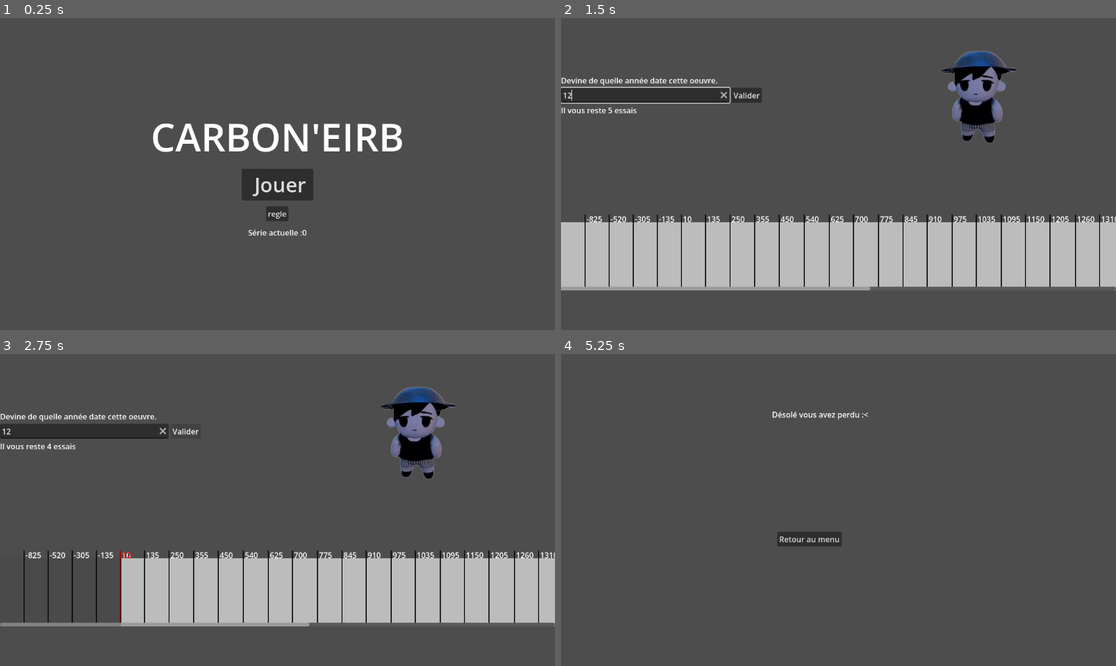
Above: before the commit, frames 1-4 (two rows, left to right).
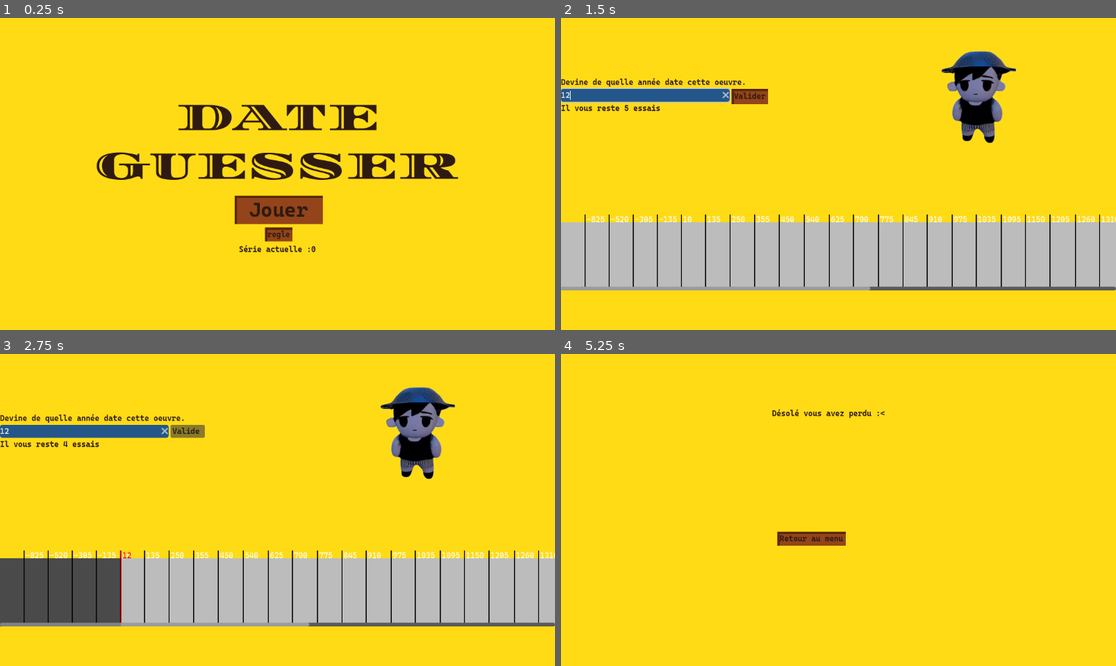
Above: after the commit, the same moments.

Repository: Alpagateau/sda
Game: Godot game, scene res://Scenes/main.tscn
Two runs of this game, one before a commit and one after it. Both use one fixed random seed, a clock stepped at 60 frames per second and the inputs below.
Inputs (mouse positions are in pixels of both pictures, inside the frame that each line leads up to):
- Up to frame 1 (0.25 s): no input
- Up to frame 2 (1.5 s): click "Jouer" at 0.5 s; click (644, 96) at 1.27 s; type "12" at 1.35 s
- Up to frame 3 (2.75 s): click "Valider" at 2 s
- Up to frame 4 (5.25 s): click "Valider" at 2.75 s; click "Valider" at 3.5 s; tap Enter at 4.25 s; tap Space at 5 s

The runs differ from the first frame. In frame 1, 100% of the frame differs, in the area x 0-100%, y 0-100%; in frame 2, 76%; in frame 3, 76%; in frame 4, 100%.

Commit message:
trying to theme the thing, but the colors given seem weird af

Diff:
--- a/Scenes/main.tscn
+++ b/Scenes/main.tscn
@@ -3,6 +3,7 @@
 [ext_resource type="Script" uid="uid://du6f2mpdyke7e" path="res://Scenes/main_scene.gd" id="1_jjgbg"]
 [ext_resource type="Script" uid="uid://btvdm82lbfmho" path="res://Scenes/http_request.gd" id="2_jjvhh"]
 [ext_resource type="PackedScene" uid="uid://c6r3q0g3xkyx" path="res://Scenes/game.tscn" id="3_8gbba"]
+[ext_resource type="FontFile" uid="uid://rn1chlqqs8su" path="res://fonts/Diplomata_SC/DiplomataSC-Regular.ttf" id="3_jjvhh"]
 
 [node name="Main" type="Control" unique_id=370660818]
 layout_mode = 3
@@ -15,6 +16,15 @@
 
 [node name="HTTPRequest" type="HTTPRequest" parent="." unique_id=1035645630]
 script = ExtResource("2_jjvhh")
+
+[node name="ColorRect" type="ColorRect" parent="." unique_id=1375151467]
+layout_mode = 1
+anchors_preset = 15
+anchor_right = 1.0
+anchor_bottom = 1.0
+grow_horizontal = 2
+grow_vertical = 2
+color = Color(1, 0.85882354, 0.08235294, 1)
 
 [node name="Menus" type="Control" parent="." unique_id=1799261247]
 layout_mode = 1
@@ -40,8 +50,10 @@
 
 [node name="TitleText" type="Label" parent="Menus/TitleScreen" unique_id=1527872093]
 layout_mode = 2
+theme_override_fonts/font = ExtResource("3_jjvhh")
 theme_override_font_sizes/font_size = 80
-text = "CARBON'EIRB"
+text = "DATE
+GUESSER"
 horizontal_alignment = 1
 
 [node name="HSeparator" type="HSeparator" parent="Menus/TitleScreen" unique_id=236600597]
@@ -52,7 +64,7 @@
 layout_mode = 2
 size_flags_horizontal = 4
 theme_override_font_sizes/font_size = 42
-text = "  Jouer "
+text = " Jouer "
 
 [node name="HSeparator2" type="HSeparator" parent="Menus/TitleScreen" unique_id=1433041191]
 modulate = Color(1, 1, 1, 0)
--- /dev/null
+++ b/mytheme.tres
@@ -0,0 +1,58 @@
+[gd_resource type="Theme" format=3 uid="uid://ckem3oug84o3o"]
+
+[ext_resource type="FontFile" uid="uid://dogmxbp8v3xsk" path="res://fonts/Cascadia_Mono/static/CascadiaMono-Bold.ttf" id="1_hib2s"]
+
+[sub_resource type="StyleBoxFlat" id="StyleBoxFlat_hib2s"]
+bg_color = Color(0.5764706, 0.26666668, 0.101960786, 1)
+border_width_left = 5
+border_width_top = 5
+border_color = Color(0.3529412, 0.15294118, 0.007843138, 1)
+corner_detail = 20
+expand_margin_right = 5.0
+expand_margin_bottom = 5.0
+
+[sub_resource type="StyleBoxFlat" id="StyleBoxFlat_kujlq"]
+bg_color = Color(0.13725491, 0.34117648, 0.5372549, 1)
+corner_radius_top_left = 5
+corner_radius_top_right = 5
+corner_radius_bottom_right = 5
+corner_radius_bottom_left = 5
+
+[resource]
+Button/colors/font_color = Color(0.18431373, 0.101960786, 0.06666667, 1)
+Button/colors/font_focus_color = Color(0.18431373, 0.101960786, 0.06666667, 1)
+Button/colors/font_hover_color = Color(0.18431373, 0.101960786, 0.06666667, 1)
+Button/colors/font_hover_pressed_color = Color(0.18431373, 0.101960786, 0.06666667, 1)
+Button/colors/font_pressed_color = Color(0.18431373, 0.101960786, 0.06666667, 1)
+Button/fonts/font = ExtResource("1_hib2s")
+Button/styles/normal = SubResource("StyleBoxFlat_hib2s")
+CheckBox/fonts/font = null
+CheckButton/fonts/font = null
+CodeEdit/fonts/font = null
+ColorPickerButton/fonts/font = null
+FoldableContainer/fonts/font = null
+GraphNodeTitleLabel/fonts/font = null
+ItemList/fonts/font = null
+Label/colors/font_color = Color(0.18431373, 0.101960786, 0.06666667, 1)
+Label/fonts/font = ExtResource("1_hib2s")
+LineEdit/fonts/font = ExtResource("1_hib2s")
+LineEdit/styles/normal = SubResource("StyleBoxFlat_kujlq")
+LinkButton/fonts/font = null
+MenuBar/fonts/font = null
+MenuButton/fonts/font = null
+OptionButton/fonts/font = null
+PopupMenu/fonts/font = null
+PopupMenu/fonts/font_separator = null
+ProgressBar/fonts/font = ExtResource("1_hib2s")
+RichTextLabel/fonts/bold_font = null
+RichTextLabel/fonts/bold_italics_font = null
+RichTextLabel/fonts/italics_font = null
+RichTextLabel/fonts/mono_font = null
+RichTextLabel/fonts/normal_font = null
+TabBar/fonts/font = ExtResource("1_hib2s")
+TabContainer/fonts/font = null
+TextEdit/fonts/font = ExtResource("1_hib2s")
+TooltipLabel/fonts/font = null
+Tree/fonts/font = ExtResource("1_hib2s")
+Tree/fonts/title_button_font = ExtResource("1_hib2s")
+Window/fonts/title_font = null
--- a/project.godot
+++ b/project.godot
@@ -15,6 +15,11 @@
 config/features=PackedStringArray("4.6", "Forward Plus")
 config/icon="res://icon.svg"
 
+[gui]
+
+theme/custom="uid://ckem3oug84o3o"
+theme/custom_font="uid://b1q56osa6mgwx"
+
 [input]
 
 entry_confirm={
Binary file added: fonts/Cascadia_Mono/CascadiaMono-Italic-VariableFont_wght.ttf
Not shown, added: fonts/Cascadia_Mono/CascadiaMono-Italic-VariableFont_wght.ttf.import
Binary file added: fonts/Cascadia_Mono/CascadiaMono-VariableFont_wght.ttf
Not shown, added: fonts/Cascadia_Mono/CascadiaMono-VariableFont_wght.ttf.import
Not shown, added: fonts/Cascadia_Mono/OFL.txt
Not shown, added: fonts/Cascadia_Mono/README.txt
Binary file added: fonts/Cascadia_Mono/static/CascadiaMono-Bold.ttf
Not shown, added: fonts/Cascadia_Mono/static/CascadiaMono-Bold.ttf.import
Binary file added: fonts/Cascadia_Mono/static/CascadiaMono-BoldItalic.ttf
Not shown, added: fonts/Cascadia_Mono/static/CascadiaMono-BoldItalic.ttf.import
Binary file added: fonts/Cascadia_Mono/static/CascadiaMono-ExtraLight.ttf
Not shown, added: fonts/Cascadia_Mono/static/CascadiaMono-ExtraLight.ttf.import
(and 24 more such lines)
